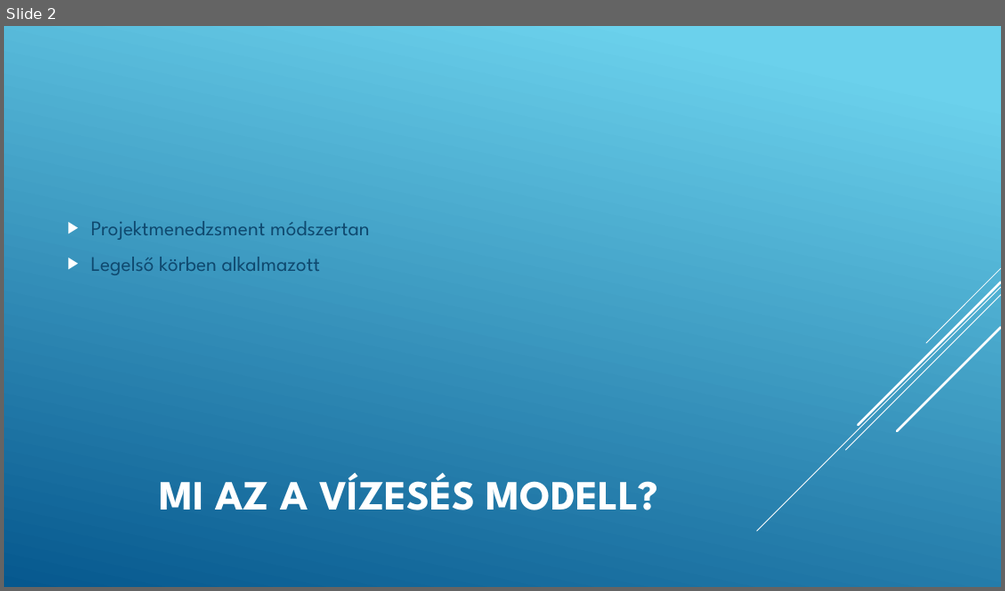
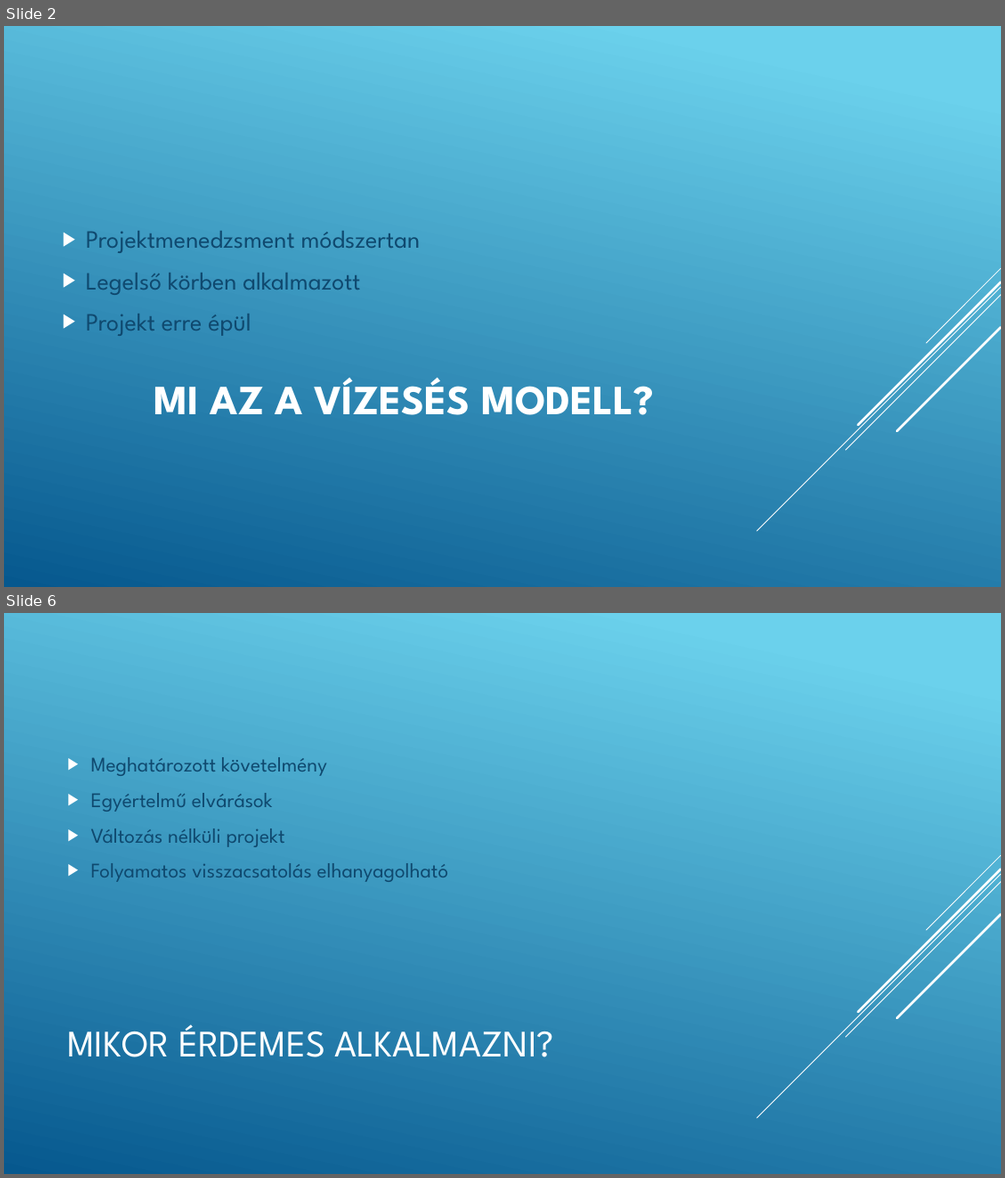
Before and after one commit to JelencsityMiklous/ppt, a slide deck: Vízesés modell.pptx. Shown one above the other, each under a label of ours: slide 2 before the commit, slides 2 and 6 after it; the slides between them are not shown. The pictures are 1005x591 and 1005x1178 pixels, drawn with LibreOffice and Linux fonts; fonts in the diff are those of the drawing. Boxes give left, top, right and bottom in pixels: in the first picture for what was removed or moved away, otherwise in the second. Text is boxed around its words. In the diff, an @@ line names an element or a change of style, - is before the commit and + after.

```diff
--- a/Vízesés modell.pptx
+++ b/Vízesés modell.pptx
@@ slide 6 added at [4,613,1001,1174], background gradient #6ED2EB to #06588E; not listed: 5 template elements that a slide beside it also shows @@
@@ text added at [91,757,449,882], 20 pt, text #0F496F @@
+▶ Meghatározott követelmény
+▶ Egyértelmű elvárások
+▶ Változás nélküli projekt
+▶ Folyamatos visszacsatolás elhanyagolható
@@ title added at [67,1024,554,1057], 36 pt, text #FFFFFF @@
+MIKOR ÉRDEMES ALKALMAZNI?
@@ slide 2 changed as well @@
@@ text "Projektmenedzsment módszertan": place and size @@
-text "Projektmenedzsment módszertan" at [91,221,369,275]
+text "Projektmenedzsment módszertan" at [86,231,421,336]
@@ text at [86,231,421,295]: size 20 to 24 pt in "Projektmenedzsment módszertan", "Legelső körben alkalmazott" @@
@@ text at [86,313,251,336]: paragraph added @@
+▶ Projekt erre épül
@@ title "MI AZ A VÍZESÉS MODELL?": place and size @@
-title "MI AZ A VÍZESÉS MODELL?" at [159,472,659,510]
+title "MI AZ A VÍZESÉS MODELL?" at [154,377,654,415]
```
Also in this commit, not shown: 1 other slide changed, 3 other slides added, 3 slides removed.
